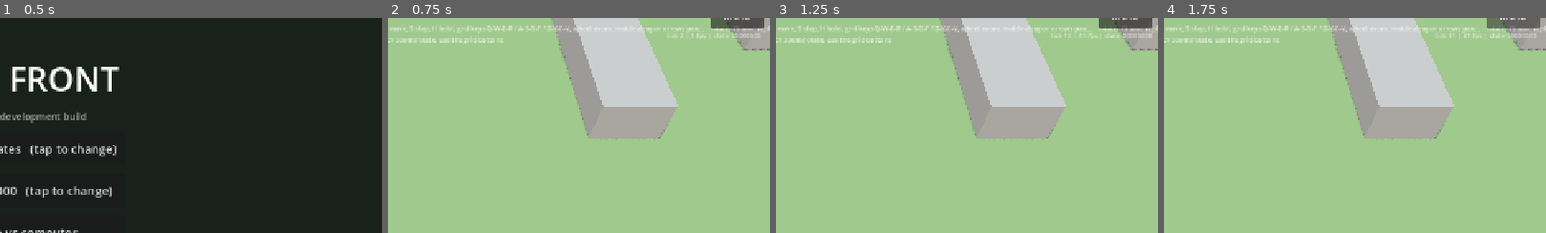
Above: before the commit, frames 1-4 (left to right).
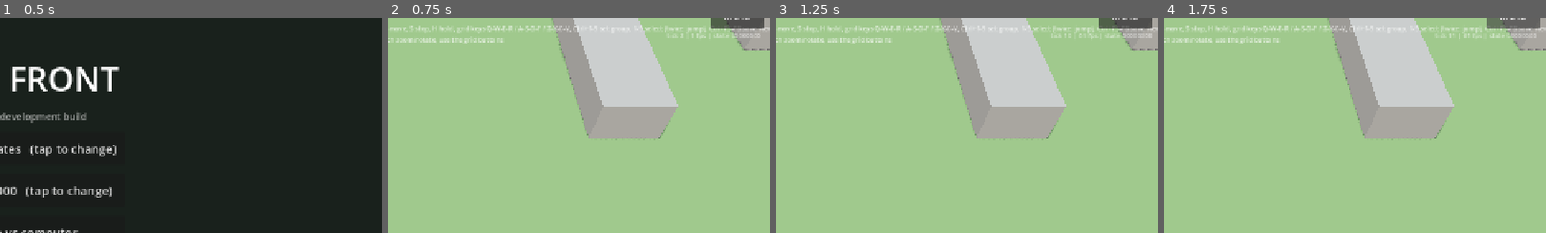
Above: after the commit, the same moments.

Repository: jamonlineph/project-zero-hour
Game: Godot game, scene res://scenes/menu.tscn
Two runs of this game, one before a commit and one after it. Both use one fixed random seed, a clock stepped at 60 frames per second and the inputs below.
Inputs:
- Up to frame 1 (0.5 s): no input
- Up to frame 2 (0.75 s): click "Start skirmish vs computer" at 0.5 s
- Up to frame 3 (1.25 s): no input
- Up to frame 4 (1.75 s): click "Menu" at 1.25 s
The pictures show only the part of the screen within x 50-100%, y 4-54%; the shares and areas given below are measured in that part.

Frame 1 is identical in both runs. In frame 2, 0.2% of the frame differs, in the area x 48-100%, y 3-8%; in frame 3, 0.2%; in frame 4, 0.2%.

Commit message:
feat(input): control groups, camera bookmarks, Space-drag pan, hover and cursors [P1-23]
Co-Authored-By: Claude Opus 5.5 <noreply@anthropic.com>
Claude-Session: https://claude.ai/code/session_01KvzxVCAs94MwF5XZ3itDiM

Diff:
--- /dev/null
+++ b/game/src/input/control_groups.gd
@@ -0,0 +1,93 @@
+class_name ControlGroups
+extends RefCounted
+## Control groups 1–9 (P1-23): Ctrl+N stores the selection, N recalls it,
+## Shift+N adds the group to the selection, and pressing N twice quickly
+## jumps the camera to the group. Pure logic, so it is easy to test; the
+## SelectionController feeds it key presses and reads the results.
+
+const DOUBLE_TAP_MS: int = 350
+
+var _groups: Dictionary[int, Array] = {}
+var _last_group: int = 0
+var _last_ms: int = -100000
+
+
+## Stores `ids` as group n (1–9), replacing what was there.
+func assign(n: int, ids: Array[int]) -> void:
+	var copy: Array[int] = ids.duplicate()
+	copy.sort()
+	_groups[n] = copy
+
+
+## Group n without entities that no longer exist in `world`.
+func members(n: int, world: SimWorld) -> Array[int]:
+	var out: Array[int] = []
+	for id: int in _groups.get(n, []):
+		if world.entities.has(id):
+			out.append(id)
+	return out
+
+
+## Records a recall of group n at time now_ms and reports whether it was a
+## double tap (the same group within DOUBLE_TAP_MS), which jumps the camera.
+func recall(n: int, now_ms: int) -> bool:
+	var double: bool = n == _last_group and now_ms - _last_ms <= DOUBLE_TAP_MS
+	_last_group = n
+	_last_ms = now_ms
+	return double
+
+
+func has_group(n: int) -> bool:
+	return not (_groups.get(n, []) as Array).is_empty()
+
+
+## Average ground position of the group's living members, in meters
+## (Godot x/z), or null if none are left.
+func center(n: int, world: SimWorld) -> Variant:
+	var ids: Array[int] = members(n, world)
+	if ids.is_empty():
+		return null
+	var sx: float = 0.0
+	var sz: float = 0.0
+	for id: int in ids:
+		var e: SimEntity = world.entities[id]
+		sx += Fx.to_float(e.x)
+		sz += Fx.to_float(e.y)
+	return Vector3(sx / ids.size(), 0.0, sz / ids.size())
+
+
+## Handles a number-key press for `selection`. Returns true if it used it.
+func handle_key(key: InputEventKey, selection: SelectionController) -> bool:
+	if not key.pressed or key.echo:
+		return false
+	var n: int = group_for_key(key.physical_keycode)
+	if n == 0:
+		return false
+	use_group(n, key.ctrl_pressed or key.meta_pressed, key.shift_pressed, selection, Time.get_ticks_msec())
+	return true
+
+
+## Ctrl: store the selection as group n. Shift: add group n to the selection.
+## Neither: select group n, and jump the camera to it on a double tap.
+func use_group(n: int, store: bool, add: bool, selection: SelectionController, now_ms: int) -> void:
+	var world: SimWorld = selection.runner.world
+	if store:
+		assign(n, selection.selected)
+		return
+	var ids: Array[int] = members(n, world)
+	if ids.is_empty():
+		return
+	selection.select_ids(ids, add)
+	if recall(n, now_ms) and not add:
+		var c: Variant = center(n, world)
+		if c != null:
+			selection.rts_camera.focus_on(c)
+
+
+## 1–9 for the number keys (top row and keypad), 0 for anything else.
+static func group_for_key(keycode: Key) -> int:
+	if keycode >= KEY_1 and keycode <= KEY_9:
+		return keycode - KEY_0
+	if keycode >= KEY_KP_1 and keycode <= KEY_KP_9:
+		return keycode - KEY_KP_0
+	return 0
--- /dev/null
+++ b/game/src/input/pointer_feedback.gd
@@ -0,0 +1,98 @@
+class_name PointerFeedback
+extends Node
+## Mouse feedback (P1-23): highlights the entity under the cursor and sets the
+## cursor shape for what a click would do. Only active once a real mouse has
+## moved, so touch screens never see it. Reads state only.
+
+enum CursorState { DEFAULT, SELECT, MOVE, ATTACK, PLACE_OK, PLACE_BAD }
+
+const CURSOR_SHAPES: Dictionary = {
+	CursorState.DEFAULT: Input.CURSOR_ARROW,
+	CursorState.SELECT: Input.CURSOR_POINTING_HAND,
+	CursorState.MOVE: Input.CURSOR_CROSS,
+	CursorState.ATTACK: Input.CURSOR_HELP,       # shows the custom attack cursor
+	CursorState.PLACE_OK: Input.CURSOR_CAN_DROP,
+	CursorState.PLACE_BAD: Input.CURSOR_FORBIDDEN,
+}
+const UPDATE_EVERY_FRAMES: int = 3
+
+var selection: SelectionController
+var state: CursorState = CursorState.DEFAULT
+var hovered_id: int = 0
+var _hover_view: UnitView
+var _last_mouse: Vector2 = Vector2(-1, -1)
+var _frame: int = 0
+
+
+func setup(selection_controller: SelectionController) -> void:
+	name = "PointerFeedback"
+	selection = selection_controller
+	if DisplayServer.get_name() != "headless":
+		Input.set_custom_mouse_cursor(_attack_cursor(), Input.CURSOR_HELP, Vector2(16, 16))
+
+
+func _process(_delta: float) -> void:
+	_frame += 1
+	if selection == null or not selection.rts_camera.edge_pan_enabled:
+		return
+	var mouse: Vector2 = get_viewport().get_mouse_position()
+	if mouse == _last_mouse and _frame % UPDATE_EVERY_FRAMES != 0:
+		return
+	_last_mouse = mouse
+	update_at(mouse)
+
+
+## Recomputes hover and cursor for a screen position.
+func update_at(screen_pos: Vector2) -> void:
+	var own: int = selection.pick_unit(screen_pos, true)
+	var enemy: int = 0 if own != 0 else selection.pick_unit(screen_pos, false)
+	_set_hover(own if own != 0 else enemy, enemy != 0)
+	var new_state: CursorState = state_for(own, enemy)
+	if new_state != state:
+		state = new_state
+		Input.set_default_cursor_shape(CURSOR_SHAPES[state])
+
+
+## What a click would do with the current selection and mode.
+func state_for(own_under: int, enemy_under: int) -> CursorState:
+	var placement: PlacementController = selection.placement
+	if placement != null and placement.active:
+		return CursorState.PLACE_OK if placement.valid else CursorState.PLACE_BAD
+	var armed: bool = selection.selected_any(func(e: SimEntity) -> bool: return not e.weapons.is_empty())
+	if selection.attack_move_armed:
+		return CursorState.ATTACK
+	if enemy_under != 0 and armed:
+		return CursorState.ATTACK
+	if own_under != 0:
+		return CursorState.SELECT
+	if selection.selected_any(func(e: SimEntity) -> bool: return e.mover != null):
+		return CursorState.MOVE
+	return CursorState.DEFAULT
+
+
+func _set_hover(id: int, enemy: bool) -> void:
+	if id == hovered_id:
+		return
+	if _hover_view != null and is_instance_valid(_hover_view):
+		_hover_view.set_hovered(false, false)
+	hovered_id = id
+	_hover_view = selection.game_view.get_view(id) if id != 0 else null
+	if _hover_view != null:
+		_hover_view.set_hovered(true, enemy)
+
+
+## A red ring with a cross, drawn in code (no image file needed).
+static func _attack_cursor() -> ImageTexture:
+	var size: int = 32
+	var img := Image.create(size, size, false, Image.FORMAT_RGBA8)
+	img.fill(Color(0, 0, 0, 0))
+	var red := Color(1.0, 0.25, 0.2)
+	var c := Vector2(15.5, 15.5)
+	for y: int in size:
+		for x: int in size:
+			var d: float = Vector2(x, y).distance_to(c)
+			var on_ring: bool = d > 10.0 and d < 12.5
+			var on_cross: bool = (absi(x - 15) <= 0 or absi(y - 15) <= 0) and d > 4.0 and d < 15.0
+			if on_ring or on_cross:
+				img.set_pixel(x, y, red)
+	return ImageTexture.create_from_image(img)
--- a/game/src/input/selection_controller.gd
+++ b/game/src/input/selection_controller.gd
@@ -5,6 +5,8 @@
 ##
 ## Mouse: left-click select, left-drag box select (Shift adds), right-click
 ## move (or attack, on an enemy), A then left-click attack-move, H hold, S stop.
+## Keys: Ctrl+1–9 store a control group, 1–9 recall it (twice quickly jumps
+## the camera), Shift+1–9 add it. Space + left-drag pans instead of selecting.
 ## Touch: tap your unit to select it, tap an enemy to attack it, tap ground to
 ## move the selection,
 ## one-finger drag pans, hold still then drag for box select, double-tap a unit
@@ -30,6 +32,7 @@
 var placement: PlacementController
 ## Command-grid hotkeys (CommandGrid.handle_key): checked before our own keys.
 var hotkey_handler: Callable
+var groups := ControlGroups.new()
 var _mouse_down: bool = false
 var _mouse_dragging: bool = false
 var _mouse_start: Vector2 = Vector2.ZERO
@@ -69,6 +72,8 @@
 		_on_touch(event as InputEventScreenTouch)
 	elif event is InputEventScreenDrag:
 		_on_drag(event as InputEventScreenDrag)
+	elif event is InputEventKey and groups.handle_key(event as InputEventKey, self):
+		get_viewport().set_input_as_handled()
 	elif event.is_action_pressed("cmd_stop"):
 		order_stop()
 	elif event.is_action_pressed("cmd_hold"):
@@ -182,6 +187,8 @@
 # --- Mouse ---
 
 func _on_mouse_button(mb: InputEventMouseButton) -> void:
+	if mb.button_index == MOUSE_BUTTON_LEFT and mb.pressed and rts_camera.space_pan_held():
+		return  # Space + drag pans the camera (RtsCamera handles it)
 	if mb.button_index == MOUSE_BUTTON_LEFT:
 		if mb.pressed and attack_move_armed:
 			order_attack_move(mb.position)
@@ -326,6 +333,16 @@
 	return maxf(MIN_PICK_RADIUS_PX, get_viewport().get_visible_rect().size.y * 0.045)
 
 
+## Public picking for hover feedback: own unit (own = true) or visible enemy.
+func pick_unit(screen_pos: Vector2, own: bool) -> int:
+	return _pick_unit(screen_pos, own)
+
+
+## True if any selected entity matches `predicate`.
+func selected_any(predicate: Callable) -> bool:
+	return _selected_any(predicate)
+
+
 ## Own unit nearest to a screen position, within the pick radius, or 0.
 func _pick_own_unit(screen_pos: Vector2) -> int:
 	return _pick_unit(screen_pos, true)
--- a/game/src/main/main.gd
+++ b/game/src/main/main.gd
@@ -21,6 +21,7 @@
 var placement: PlacementController
 var pause_menu: PauseMenu
 var fog: FogOfWar
+var pointer: PointerFeedback
 var _game_over_shown: bool = false
 
 
@@ -91,6 +92,10 @@
 	selection.placement = placement
 	selection.hotkey_handler = hud.command_grid.handle_key
 	hud.bind_controls(selection, rts_camera, placement)
+
+	pointer = PointerFeedback.new()
+	pointer.setup(selection)
+	add_child(pointer)
 
 	pause_menu = PauseMenu.new()
 	pause_menu.name = "PauseMenu"
--- a/game/src/ui/hud.gd
+++ b/game/src/ui/hud.gd
@@ -8,7 +8,7 @@
 ## - Place / Cancel buttons while placing a building (for touch)
 ## Layout uses anchors so it reflows when a Googlebook window is resized.
 
-const HELP_TEXT := "Mouse: click/drag select, right-click mo …(105 unchanged characters)…  grid keys Q-W-E-R / A-S-D-F / Z-X-C-V, wheel zoom, middle-drag or arrows pan, , . rotate, F9 save  …(177 unchanged characters)…
+const HELP_TEXT := "Mouse: click/drag select, right-click mo …(105 unchanged characters)…  grid keys Q-W-E-R / A-S-D-F / Z-X-C-V, Ctrl+1-9 set group, 1-9 select (twice: jump), Ctrl+F5-F8 save view, F5-F8 go to view, wheel zoom, middle-drag, Space+drag or arrows pan, , . rotate, F9 save  …(177 unchanged characters)…
 const REFRESH_SEC: float = 0.25
 
 ## The Menu button (top right) was pressed: open the pause menu.
--- a/game/src/view/rts_camera.gd
+++ b/game/src/view/rts_camera.gd
@@ -4,8 +4,10 @@
 ## child orbits it at a fixed pitch.
 ##
 ## Handled here: arrow keys, zoom/rotate keys, mouse wheel, middle-mouse drag,
-## edge panning (once a real mouse moves) and trackpad gestures. Touch gestures
-## come from SelectionController through pan_screen(), zoom_by() and rotate_by().
+## Space + left-drag (trackpads without a middle button), edge panning (once a
+## real mouse moves), trackpad gestures, and camera bookmarks (Ctrl+F5–F8 to
+## save, F5–F8 to jump). Touch gestures come from SelectionController through
+## pan_screen(), zoom_by() and rotate_by().
 
 @export var pitch_degrees: float = 55.0
 @export var fov_degrees: float = 45.0
@@ -21,6 +23,9 @@
 var edge_pan_enabled: bool = false
 var _bounds: Rect2 = Rect2(0, 0, 256, 256)   ## x/z rectangle the focus stays in
 var _middle_dragging: bool = false
+var _space_dragging: bool = false
+## F5–F8 -> {"position", "yaw", "distance"}
+var _bookmarks: Dictionary[int, Dictionary] = {}
 
 
 func _ready() -> void:
@@ -61,6 +66,33 @@
 
 func rotate_by(radians: float) -> void:
 	rotation.y = wrapf(rotation.y + radians, -PI, PI)
+
+
+## True while Space is held: a left-drag then pans instead of box-selecting.
+func space_pan_held() -> bool:
+	return _space_dragging or Input.is_physical_key_pressed(KEY_SPACE)
+
+
+## Saves the current view in bookmark slot `slot` (F5–F8 use 5–8).
+func save_bookmark(slot: int) -> void:
+	_bookmarks[slot] = {"position": position, "yaw": rotation.y, "distance": distance}
+
+
+## Restores a saved view. Returns false if the slot is empty.
+func jump_to_bookmark(slot: int) -> bool:
+	if not _bookmarks.has(slot):
+		return false
+	var b: Dictionary = _bookmarks[slot]
+	position = b["position"]
+	rotation.y = b["yaw"]
+	distance = b["distance"]
+	_apply_zoom()
+	_clamp_focus()
+	return true
+
+
+func has_bookmark(slot: int) -> bool:
+	return _bookmarks.has(slot)
 
 
 ## The point on the ground plane (y = 0) under a screen position, or null.
@@ -105,14 +137,34 @@
 			zoom_by(1.0 / 0.9)
 		elif mb.button_index == MOUSE_BUTTON_MIDDLE:
 			_middle_dragging = mb.pressed
+		elif mb.button_index == MOUSE_BUTTON_LEFT:
+			_space_dragging = mb.pressed and space_pan_held()
 	elif event is InputEventMouseMotion:
 		edge_pan_enabled = true
-		if _middle_dragging:
+		if _middle_dragging or _space_dragging:
 			pan_screen((event as InputEventMouseMotion).relative)
+	elif event is InputEventKey and event.pressed and not event.echo:
+		var key := event as InputEventKey
+		var slot: int = _bookmark_slot(key.physical_keycode)
+		if slot != 0:
+			if key.ctrl_pressed or key.meta_pressed:
+				save_bookmark(slot)
+			else:
+				jump_to_bookmark(slot)
+			get_viewport().set_input_as_handled()
 	elif event is InputEventMagnifyGesture:
 		zoom_by(1.0 / maxf((event as InputEventMagnifyGesture).factor, 0.01))
 	elif event is InputEventPanGesture:
 		pan_screen(-(event as InputEventPanGesture).delta * 8.0)
+
+
+static func _bookmark_slot(keycode: Key) -> int:
+	match keycode:
+		KEY_F5: return 5
+		KEY_F6: return 6
+		KEY_F7: return 7
+		KEY_F8: return 8
+	return 0
 
 
 func _edge_pan_direction() -> Vector2:
--- a/game/src/view/unit_view.gd
+++ b/game/src/view/unit_view.gd
@@ -6,6 +6,8 @@
 ## and never writes it.
 
 const RING_COLOR := Color(0.35, 1.0, 0.45)
+const HOVER_OWN_COLOR := Color(0.85, 1.0, 0.85, 0.6)
+const HOVER_ENEMY_COLOR := Color(1.0, 0.3, 0.25)
 const DRONE_HOVER_M: float = 6.0  ## drones fly; the sim keeps them on the ground plane
 const TURRET_TURN_RAD_PER_S: float = 2.5
 const BARREL_PITCH_RAD_PER_S: float = 1.0
@@ -78,7 +80,25 @@
 
 func set_selected(selected: bool) -> void:
 	_selected = selected
+	_set_ring_color(RING_COLOR)
 	_ring.visible = selected and not is_wreck
+
+
+## Hover highlight (mouse only): a pale ring on own units, red on enemies.
+## Selection wins over hover.
+func set_hovered(hovered: bool, enemy: bool) -> void:
+	if _selected or is_wreck:
+		return
+	_set_ring_color(HOVER_ENEMY_COLOR if enemy else HOVER_OWN_COLOR)
+	_ring.visible = hovered
+
+
+func is_ring_visible() -> bool:
+	return _ring.visible
+
+
+func _set_ring_color(color: Color) -> void:
+	(_ring.material_override as StandardMaterial3D).albedo_color = color
 
 
 ## Health bar and veterancy pips; call every frame.
--- a/game/tests/smoke_main.gd
+++ b/game/tests/smoke_main.gd
@@ -56,6 +56,7 @@
 				moved += 1
 		if moved == 0:
 			failures.append("no selected unit moved after a move order")
+		failures.append_array(_check_desktop_controls(main, world, selection))
 		failures.append_array(await _check_hud_build_and_produce(main, world, selection))
 		failures.append_array(await _check_attack(world, selection))
 		failures.append_array(await _check_unit_views(world, game_view, selection))
@@ -295,3 +296,103 @@
 	if dark == 0:
 		problems.append("the whole map is lit: fog texture shows no fog anywhere")
 	return problems
+
+
+## P1-23: control groups, camera bookmarks, Space-drag panning, hover and
+## cursor states.
+func _check_desktop_controls(main: Node, world: SimWorld, selection: SelectionController) -> PackedStringArray:
+	var problems: PackedStringArray = []
+	var cam: RtsCamera = main.get("rts_camera")
+	var pointer: PointerFeedback = main.get("pointer")
+	var own: Array[int] = []
+	for id: int in world.entity_ids:
+		var e: SimEntity = world.entities[id]
+		if e.player_id == 1 and e.mover != null and not e.weapons.is_empty():
+			own.append(id)
+	if own.size() < 2:
+		problems.append("not enough own armed units to test controls")
+		return problems
+
+	# Control groups: store, clear, recall, double tap jumps the camera.
+	selection.select_ids(own)
+	selection.groups.use_group(3, true, false, selection, 0)
+	selection.select_ids([])
+	cam.focus_on(Vector3(5, 0, 5))
+	selection.groups.use_group(3, false, false, selection, 10000)
+	if selection.selected != own:
+		problems.append("recalling group 3 selected %s, not %s" % [selection.selected, own])
+	var before: Vector3 = cam.position
+	selection.groups.use_group(3, false, false, selection, 10100)
+	var c: Vector3 = selection.groups.center(3, world)
+	if cam.position.distance_to(Vector3(c.x, 0, c.z)) > 0.5 or cam.position == before:
+		problems.append("double-tapping group 3 did not center the camera on it")
+
+	# Camera bookmarks through real key events: Ctrl+F6 saves, F6 jumps back.
+	cam.focus_on(Vector3(30, 0, 30))
+	cam._unhandled_input(_key(KEY_F6, true))
+	cam.focus_on(Vector3(80, 0, 70))
+	cam._unhandled_input(_key(KEY_F6, false))
+	if cam.position.distance_to(Vector3(30, 0, 30)) > 0.01:
+		problems.append("F6 did not return to the view saved with Ctrl+F6 (at %s)" % cam.position)
+
+	# Space + left-drag pans and does not box-select.
+	selection.select_ids([])
+	Input.parse_input_event(_key(KEY_SPACE, false))
+	Input.flush_buffered_events()
+	var start: Vector3 = cam.position
+	var press := InputEventMouseButton.new()
+	press.button_index = MOUSE_BUTTON_LEFT
+	press.pressed = true
+	press.position = Vector2(400, 300)
+	selection._unhandled_input(press)
+	cam._unhandled_input(press)
+	var drag := InputEventMouseMotion.new()
+	drag.position = Vector2(300, 250)
+	drag.relative = Vector2(-100, -50)
+	selection._unhandled_input(drag)
+	cam._unhandled_input(drag)
+	var release := press.duplicate() as InputEventMouseButton
+	release.pressed = false
+	release.position = drag.position
+	selection._unhandled_input(release)
+	cam._unhandled_input(release)
+	var space_up := _key(KEY_SPACE, false)
+	space_up.pressed = false
+	Input.parse_input_event(space_up)
+	Input.flush_buffered_events()
+	if cam.position == start:
+		problems.append("Space + drag did not pan the camera")
+	if not selection.selected.is_empty():
+		problems.append("Space + drag box-selected units")
+
+	# Cursor states and hover.
+	selection.select_ids([])
+	if pointer.state_for(0, 0) != PointerFeedback.CursorState.DEFAULT:
+		problems.append("cursor is not the default with nothing selected")
+	if pointer.state_for(own[0], 0) != PointerFeedback.CursorState.SELECT:
+		problems.append("cursor over an own unit is not the select cursor")
+	selection.select_ids(own)
+	if pointer.state_for(0, 0) != PointerFeedback.CursorState.MOVE:
+		problems.append("cursor over ground with units selected is not the move cursor")
+	if pointer.state_for(0, 99999) != PointerFeedback.CursorState.ATTACK:
+		problems.append("cursor over an enemy with armed units selected is not the attack cursor")
+	selection.select_ids([])
+	cam.focus_on(Vector3(Fx.to_float(world.get_entity(own[1]).x), 0, Fx.to_float(world.get_entity(own[1]).y)))
+	var sp: Vector2 = cam.camera.unproject_position(main.get("game_view").get_view(own[1]).global_position)
+	pointer.update_at(sp)
+	var hv: UnitView = main.get("game_view").get_view(pointer.hovered_id) if pointer.hovered_id != 0 else null
+	if hv == null or not hv.is_ring_visible():
+		problems.append("hovering an own unit shows no highlight")
+	pointer.update_at(Vector2(-500, -500))
+	if hv != null and hv.is_ring_visible():
+		problems.append("the hover highlight stayed after the mouse left")
+	return problems
+
+
+func _key(code: Key, ctrl: bool) -> InputEventKey:
+	var k := InputEventKey.new()
+	k.physical_keycode = code
+	k.keycode = code
+	k.pressed = true
+	k.ctrl_pressed = ctrl
+	return k
--- /dev/null
+++ b/game/tests/unit/test_controls.gd
@@ -0,0 +1,57 @@
+extends TestCase
+# Desktop controls (P1-23): control-group logic. Camera bookmarks, Space-drag
+# panning, hover and cursor states are checked in smoke_main.gd.
+
+
+func _world_with(ids_count: int) -> SimWorld:
+	var w := SimWorld.new(3, 64, 64)
+	var def := UnitDef.new()
+	def.id = "dummy"
+	def.max_hp = 10
+	def.radius = Fx.ONE
+	for i: int in ids_count:
+		w.spawn_unit(def, 1, Fx.from_int(10 + i * 4), Fx.from_int(20))
+	return w
+
+
+func test_assign_and_members() -> void:
+	var w := _world_with(3)
+	var g := ControlGroups.new()
+	g.assign(2, [3, 1])
+	assert_eq(g.members(2, w), [1, 3] as Array[int])
+	assert_true(g.has_group(2))
+	assert_false(g.has_group(3))
+
+
+func test_members_skip_entities_that_are_gone() -> void:
+	var w := _world_with(3)
+	var g := ControlGroups.new()
+	g.assign(1, [1, 2, 3])
+	w.get_entity(2).dead = true
+	w._remove_dead()
+	assert_eq(g.members(1, w), [1, 3] as Array[int])
+
+
+func test_double_tap_only_for_the_same_group_in_time() -> void:
+	var g := ControlGroups.new()
+	assert_false(g.recall(4, 1000))
+	assert_true(g.recall(4, 1000 + ControlGroups.DOUBLE_TAP_MS))
+	assert_false(g.recall(5, 1100 + ControlGroups.DOUBLE_TAP_MS))
+	assert_false(g.recall(5, 2000 + ControlGroups.DOUBLE_TAP_MS * 3))
+
+
+func test_center_is_the_average_position() -> void:
+	var w := _world_with(2)   # units at x = 10 and 14 m, y = 20 m
+	var g := ControlGroups.new()
+	g.assign(1, [1, 2])
+	var c: Vector3 = g.center(1, w)
+	assert_true(absf(c.x - 12.0) < 0.001 and absf(c.z - 20.0) < 0.001, "center %s" % c)
+	assert_eq(g.center(9, w), null)
+
+
+func test_number_keys_map_to_groups() -> void:
+	assert_eq(ControlGroups.group_for_key(KEY_1), 1)
+	assert_eq(ControlGroups.group_for_key(KEY_9), 9)
+	assert_eq(ControlGroups.group_for_key(KEY_KP_3), 3)
+	assert_eq(ControlGroups.group_for_key(KEY_0), 0)
+	assert_eq(ControlGroups.group_for_key(KEY_A), 0)
Not shown, added: game/src/input/control_groups.gd.uid
Not shown, added: game/src/input/pointer_feedback.gd.uid
Not shown, added: game/tests/unit/test_controls.gd.uid
Not shown, changed: docs/design/controls-and-ui.md
Not shown, changed: tasks/BACKLOG.md
Not shown, changed: tasks/PROGRESS.md
